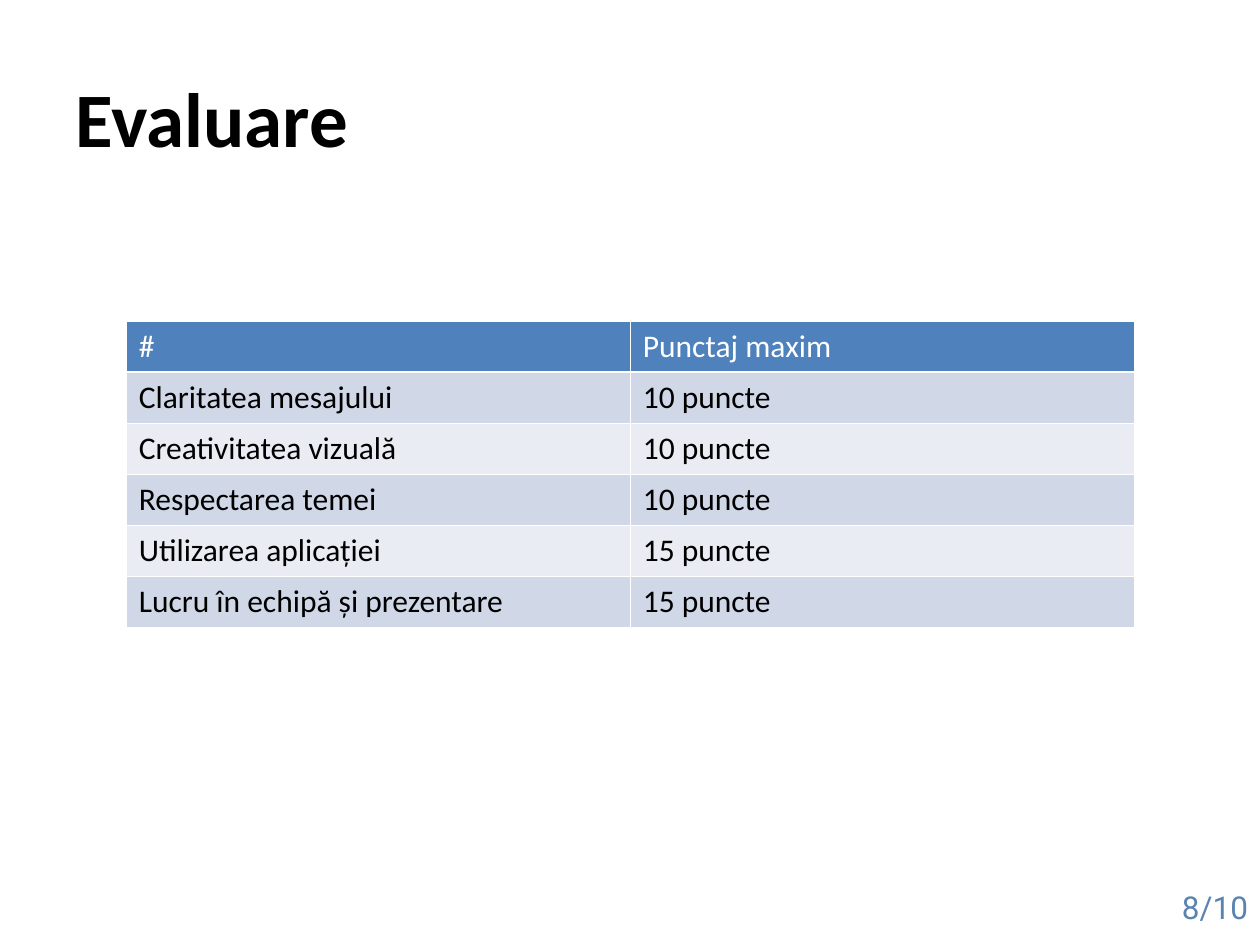
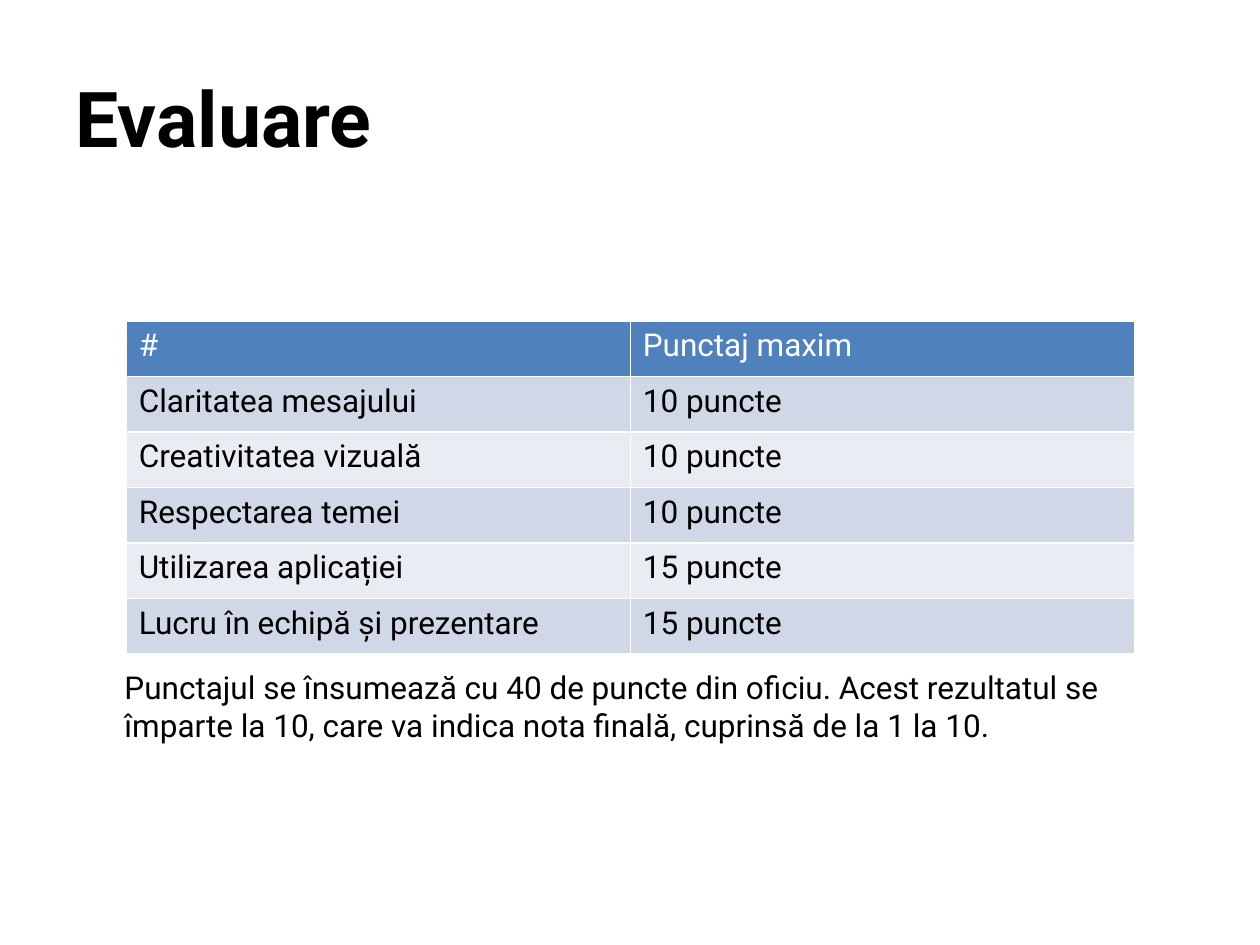
Before and after one commit to TheRealOne78/UNITBV-IESC-courses, a slide deck: slide 8 of 2nd_year/2nd_Semester/DPPD/Tema2.odp. Drawn at 1260x945 pixels with LibreOffice and Linux fonts; fonts in the diff are those of the drawing. Boxes give left, top, right and bottom in pixels: in the first picture for what was removed or moved away, otherwise in the second. Text is boxed around its words. In the diff, an @@ line names an element or a change of style, - is before the commit and + after.

```diff
--- a/2nd_year/2nd_Semester/DPPD/Tema2.odp
+++ b/2nd_year/2nd_Semester/DPPD/Tema2.odp
@@ title "Evaluare" at (x1=76, y1=89, x2=372, y2=148): font Calibri to Roboto @@
@@ table at (x1=126, y1=321, x2=1134, y2=645) @@
@@ font Calibri to Roboto @@
@@ text added at (x1=124, y1=675, x2=1098, y2=744), 18 pt, text #000000 @@
+Punctajul se însumează cu 40 de puncte din oficiu. Acest rezultatul se împarte la 10, care va indica nota finală, cuprinsă de la 1 la 10.
@@ page number removed at (x1=1182, y1=896, x2=1248, y2=921) @@
-8/10
```
Also in this commit, not shown: 9 other slides changed, 5 other files.
